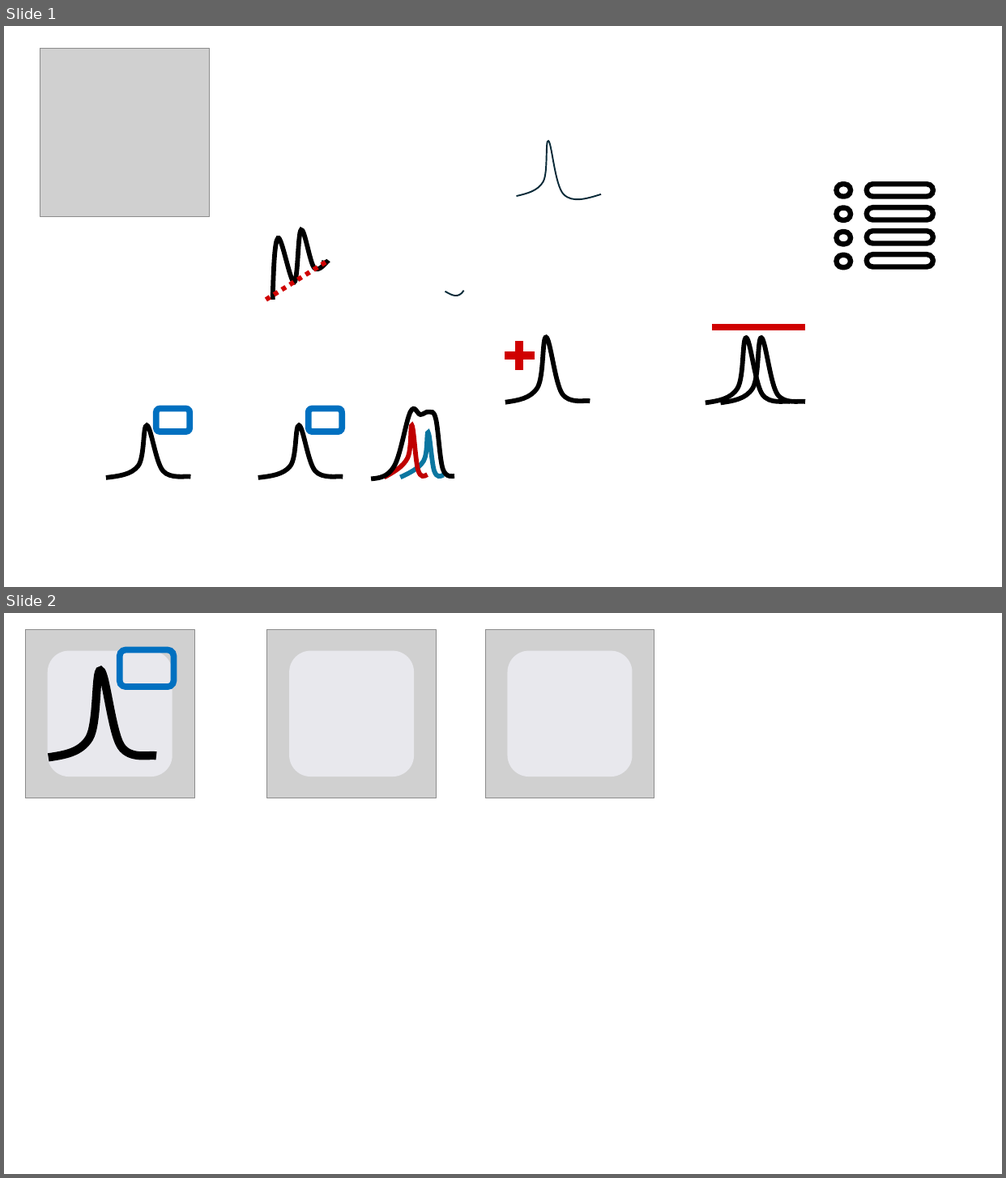
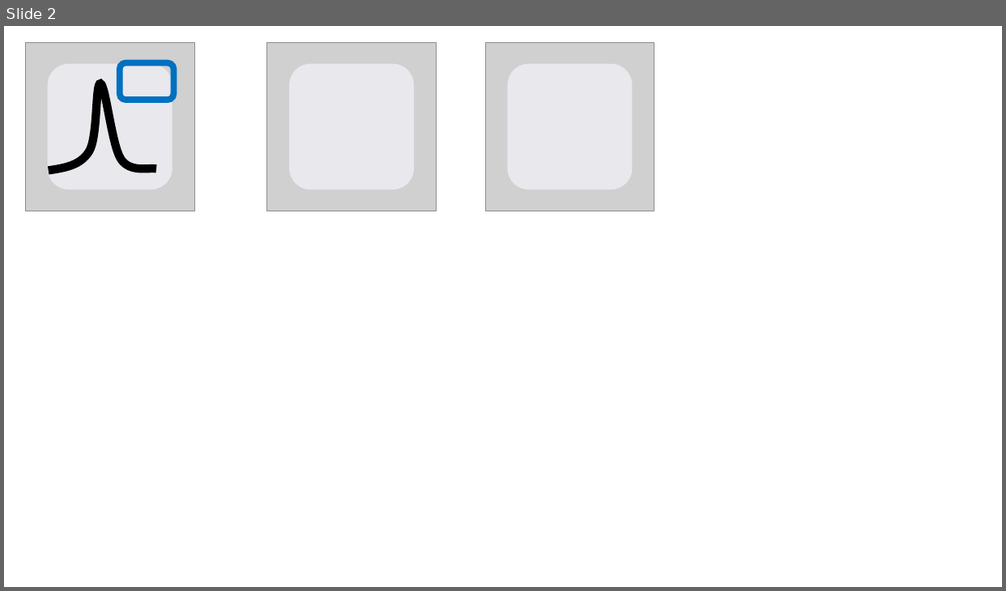
Before and after one commit to CEA-MetroCarac/SPECTROview, a slide deck: spectroview/resources/icons/icon.pptx. Shown one above the other, each under a label of ours: slides 1 and 2 before the commit, slide 2 after it. The pictures are 1006x1178 and 1006x591 pixels, drawn with LibreOffice and Linux fonts; fonts in the diff are those of the drawing; grey boxes stand for pictures. Boxes give left, top, right and bottom in pixels: in the first picture for what was removed or moved away, otherwise in the second. Text is boxed around its words. In the diff, an @@ line names an element or a change of style, - is before the commit and + after.

```diff
--- a/spectroview/resources/icons/icon.pptx
+++ b/spectroview/resources/icons/icon.pptx
@@ slide 1 removed at (4,26,1002,587), background #FFFFFF @@
@@ picture removed at (40,49,209,218) @@
@@ freeform shape removed at (517,140,602,199) @@
@@ freeform shape removed at (273,229,328,299) @@
@@ line removed from (266, 300) to (328, 261) @@
@@ group removed at (837,184,933,268): 8 rounded rectangles @@
@@ freeform shape removed at (445,291,463,297) @@
@@ freeform shape removed at (505,337,590,403) @@
@@ freeform shape removed at (705,338,790,403) @@
@@ line removed from (712, 327) to (805, 327) @@
@@ freeform shape removed at (720,338,805,403) @@
@@ rectangle removed at (505,353,534,359) @@
@@ rectangle removed at (517,342,522,370) @@
@@ rounded rectangle removed at (156,408,189,432) @@
@@ rounded rectangle removed at (309,408,343,432) @@
@@ freeform shape removed at (371,409,454,480) @@
@@ freeform shape removed at (106,426,190,478) @@
@@ freeform shape removed at (258,426,343,478) @@
@@ freeform shape removed at (385,426,428,477) @@
@@ freeform shape removed at (401,433,444,477) @@
```
Also in this commit, not shown: 1 slide added, 1 other file.
